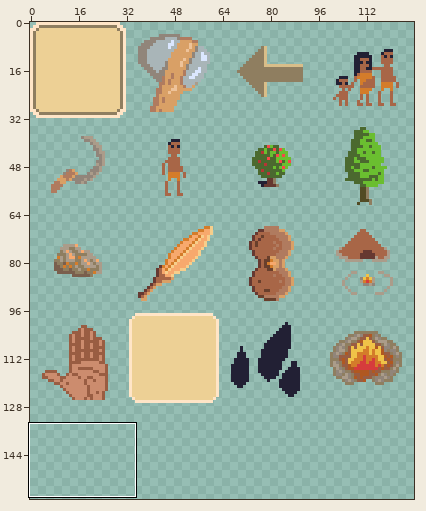
File history of a sprite sheet, Assets/Sprites/Buttons/Unit Buttons.png. The first picture is a wide view before the edit; the outline marks the close-up.
Close-up. As it was:
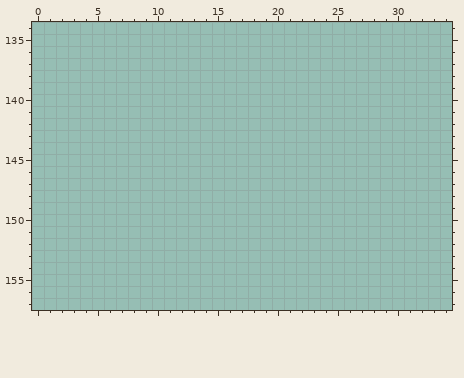
The file is 128x192 pixels. Shown: x 0..34, y 134..157. The wide view leaves out empty margins.
New version:
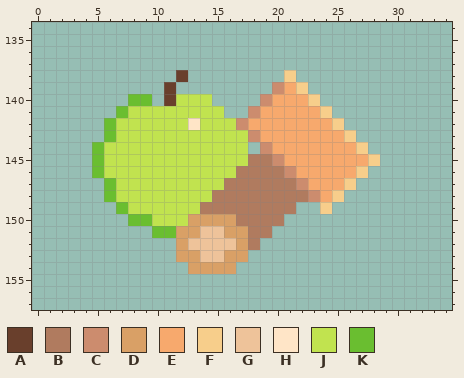
Palette (. is transparent): A #693f2c  B #b07b5f  C #cc8c6e  D #d9a066  E #f7a96d  F #f7ce8b  G #eec39a  H #ffe5c7  J #c1e34f  K #6abe30
The commit says: Market Camp icon art
What changed:
@@ x 0..34 @@
 137 ...................................
-138 ...................................
-139 ...................................
-140 ...................................
-141 ...................................
-142 ...................................
-143 ...................................
-144 ...................................
-145 ...................................
-146 ...................................
-147 ...................................
-148 ...................................
-149 ...................................
-150 ...................................
-151 ...................................
-152 ...................................
-153 ...................................
-154 ...................................
+138 ............A........F.............
+139 ...........A........CEF............
+140 ........KK.AJJJ....CEEEF...........
+141 .......KJJJJJJJJ..CEEEEEF..........
+142 ......KJJJJJJHJJJCEEEEEEEF.........
+143 ......KJJJJJJJJJJJCEEEEEEEF........
+144 .....KJJJJJJJJJJJJ.CEEEEEEEF.......
+145 .....KJJJJJJJJJJJJBBCEEEEEEEF......
+146 .....KJJJJJJJJJJJBBBBCEEEEEF.......
+147 ......KJJJJJJJJJBBBBBBCEEEF........
+148 ......KJJJJJJJJBBBBBBBBCEF.........
+149 .......KJJJJJJBBBBBBBB..F..........
+150 ........KKJJJDDDDBBBB..............
+151 ..........KKDDGGDDBB...............
+152 ............DGGGGDB................
+153 ............DDGGDD.................
+154 .............DDDD..................
 155 ...................................
